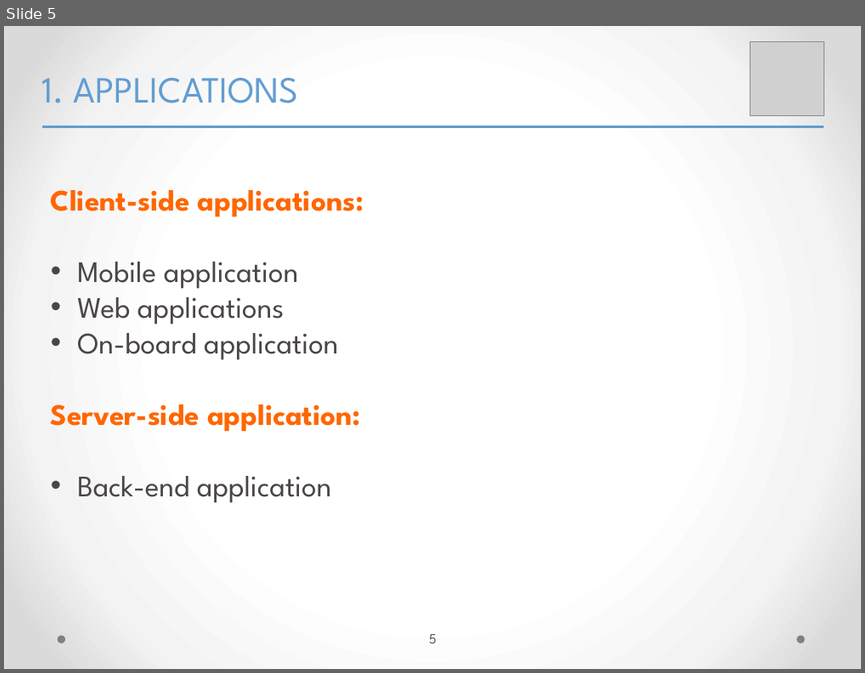
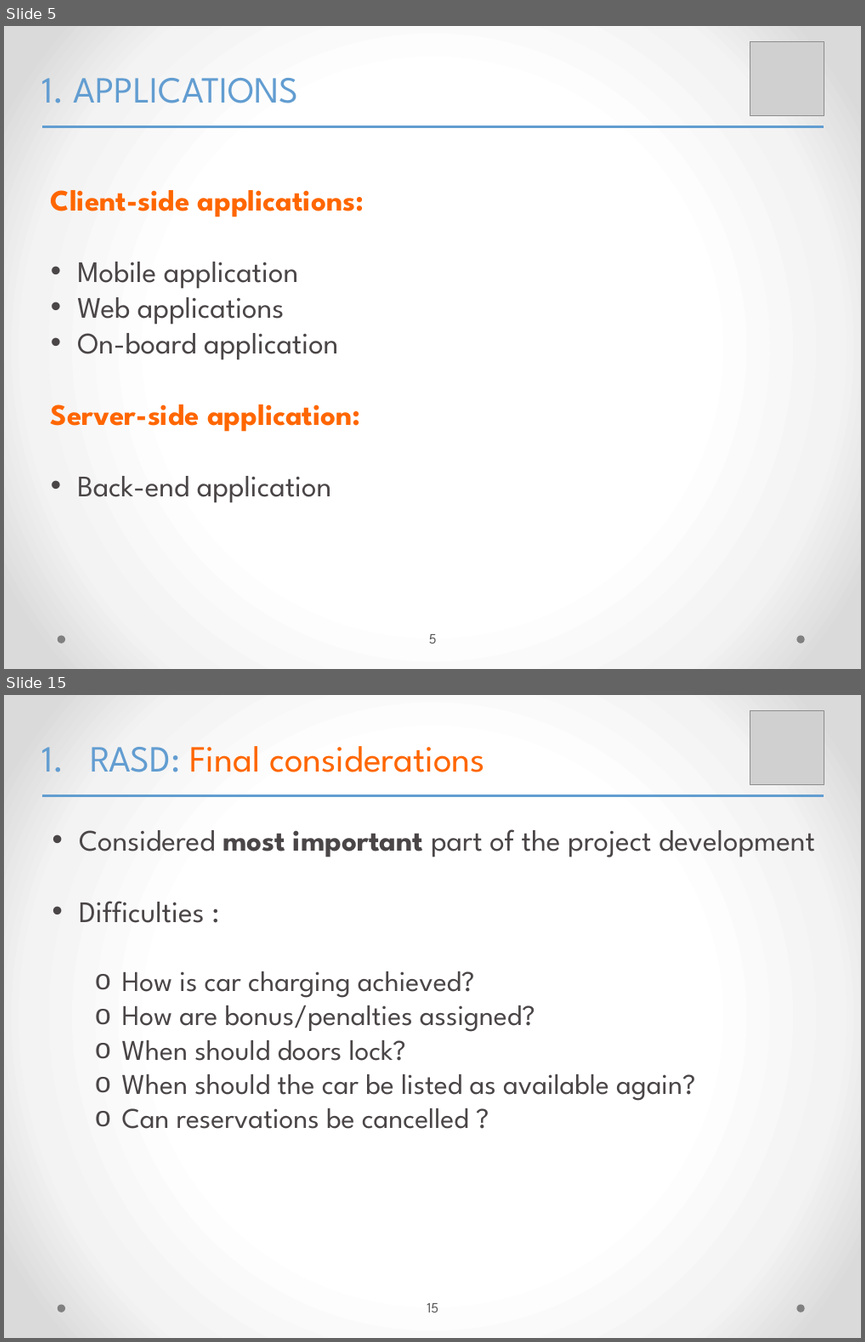
Before and after one commit to yangi92/SE2_PowerEnJoy, a slide deck: PP/FinalPresentation.pptx. Shown one above the other, each under a label of ours: slide 5 before the commit, slides 5 and 15 after it; the slides between them are not shown. The pictures are 865x673 and 865x1342 pixels, drawn with LibreOffice and Linux fonts; fonts in the diff are those of the drawing; grey boxes stand for pictures. Boxes give left, top, right and bottom in pixels: in the first picture for what was removed or moved away, otherwise in the second. Text is boxed around its words. In the diff, an @@ line names an element or a change of style, - is before the commit and + after.

```diff
--- a/PP/FinalPresentation.pptx
+++ b/PP/FinalPresentation.pptx
@@ slide 15 added at bbox=[4, 695, 861, 1338], background gradient #FFFFFF to #F4F4F4 to #DADADA; not listed: 2 template elements that a slide beside it also shows @@
@@ picture added at bbox=[750, 710, 824, 785] @@
@@ text added at bbox=[90, 746, 485, 772], 31 pt, text #FF6600 @@
+1. RASD: Final considerations
@@ line added from (42, 795) to (824, 795), #629DD1 2.25 pt @@
@@ text added at bbox=[79, 829, 815, 1129], 24 pt, text #4A4546 @@
+• Considered most important part of the project development
+• Difficulties :
+  o How is car charging achieved?
+  o How are bonus/penalties assigned?
+  o When should doors lock?
+  o When should the car be listed as available again?
+  o Can reservations be cancelled ?
@@ page number added at bbox=[426, 1303, 438, 1312], 12 pt, text #595959 @@
+15
```
Also in this commit, not shown: 9 slides changed, 22 other slides added, 5 other files.
